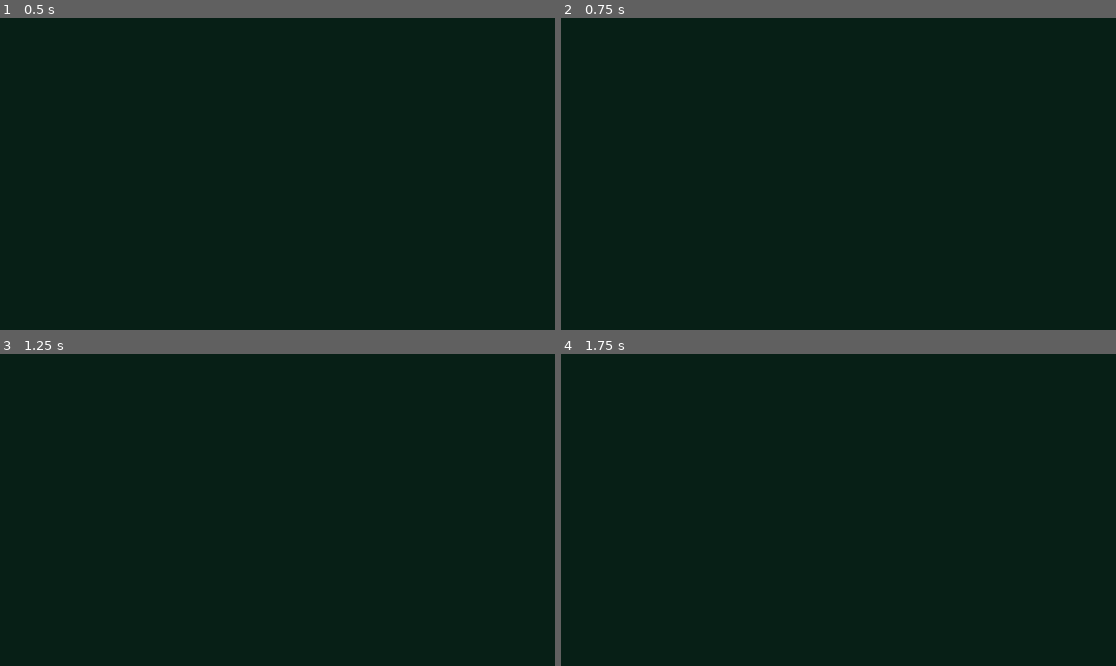
Above: before the commit, frames 1-4 (two rows, left to right).
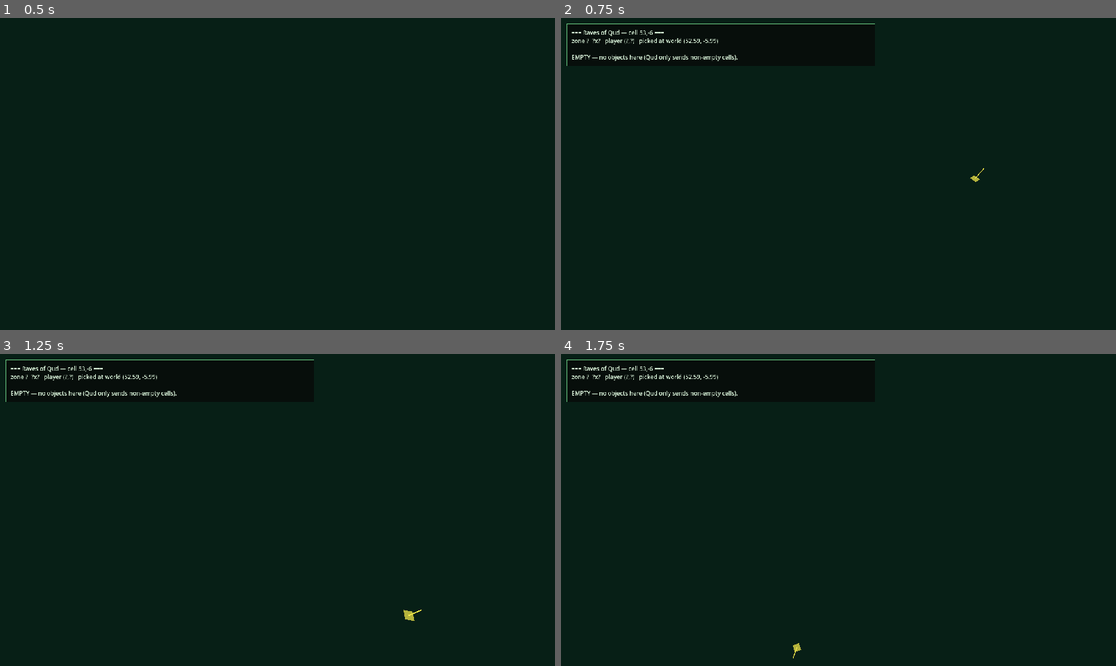
Above: after the commit, the same moments.

Repository: DazzlingDukeOfLazers/raves-of-qud
Game: Godot game, scene res://Main.tscn
The game is run twice, just before and just after one commit, with the same random seed, the same clock (stepped at 60 frames per second) and the same inputs.
Inputs (mouse positions are in pixels of both pictures, inside the frame that each line leads up to):
- Up to frame 1 (0.5 s): no input
- Up to frame 2 (0.75 s): tap Enter at 0.5 s; move the mouse to (960, 158) at 0.52 s; hold Right from 0.53 s (still down); hold E from 0.53 s (still down); tap I at 0.6 s; click (960, 158) at 0.67 s
- Up to frame 3 (1.25 s): keep holding Right; keep holding E
- Up to frame 4 (1.75 s): release Right at 1.25 s; release E at 1.25 s; drag from (727, 525) to (810, 572) at 1.27 s

Frame 1 is identical in both runs. In frame 2, 0.7% of the frame differs, in the area x 1-77%, y 1-53%; in frame 3, 0.7%, in the area x 1-76%, y 1-86%; in frame 4, 0.7%.

Commit message:
Add a cell inspector so feedback stops going through prose
Claude can't see the Godot viewport, so "the blocks on the left look
light blue" has been the slowest part of every iteration. Now: Ctrl/Cmd
+click a cell (or hover and press I) and get a report written to
~/Library/Application Support/RavesOfQud/selection.txt, copied to the
clipboard, and shown on screen.

The report pairs the two things that can disagree:
  WIRE     - exactly what Qud sent for the cell
  RENDERED - what ZoneRenderer did with each object, and at what Y
Every rendering bug so far has lived in the gap between those, so
ZoneRenderer now records its placement decisions (_note/placements_at)
instead of the inspector re-deriving them and risking drift. Tiles
resolve to their exported PNG with dimensions and opaque-row band, so
they can be decoded directly.

Also, so this survives compaction:
- tools/capture/{snap,tile}.py replace the pile of one-off scripts that
  lived in a session temp dir at a path that changed every session
- CLAUDE.md records the local paths and the commands that get used,
  including headless Godot validation of the .gd files

Verified: godot --headless --quit-after 120 parses clean and connects.

Co-Authored-By: Claude Opus 4.8 <noreply@anthropic.com>

Diff:
--- /dev/null
+++ b/godot/CellInspector.gd
@@ -0,0 +1,236 @@
+extends Node3D
+class_name CellInspector
+
+## Point at a cell, get a report you can hand straight to a collaborator (human or
+## AI) instead of describing what you see in words.
+##
+## The report pairs the two things that matter and that can disagree:
+##   WIRE     — exactly what Qud sent for that cell (tiles, colours, flags)
+##   RENDERED — what ZoneRenderer actually did with each object, and at what Y
+## Every rendering bug so far has lived in the gap between those two.
+##
+## It also resolves each tile to its exported PNG on disk, with dimensions and
+## the opaque-row band, so tiles can be decoded directly without a screenshot.
+##
+## Controls:  Ctrl/Cmd + Left-click, or hover and press I
+##
+## Output (all three, so it's there however you want to grab it):
+##   - on-screen panel
+##   - the clipboard
+##   - <tilesDir>/../selection.txt   (latest)  and  selections.log  (history)
+
+const MAX_ON_SCREEN_LINES := 34
+
+var _renderer: ZoneRenderer
+var _cam: Camera3D
+var _snap := {}
+var _by_cell := {}          # Vector2i -> cell dictionary from the snapshot
+
+var _panel: PanelContainer
+var _label: RichTextLabel
+var _mark_pad: MeshInstance3D
+var _mark_pin: MeshInstance3D
+
+func setup(renderer: ZoneRenderer, cam: Camera3D) -> void:
+	_renderer = renderer
+	_cam = cam
+	_build_ui()
+	_build_marker()
+
+func on_snapshot(data: Dictionary) -> void:
+	_snap = data
+	_by_cell.clear()
+	for cell in data.get("cells", []):
+		_by_cell[Vector2i(int(cell.get("x", 0)), int(cell.get("y", 0)))] = cell
+
+# --- picking ----------------------------------------------------------------
+
+## Ray from the cursor onto the ground plane (y = 0). NOTE: this picks the cell
+## the ray lands on, so clicking the *top* of a tall wall reports the cell behind
+## it. Aim at the ground, or orbit overhead, when picking near walls.
+func _ground_hit() -> Variant:
+	if _cam == null:
+		return null
+	var mp := get_viewport().get_mouse_position()
+	var from := _cam.project_ray_origin(mp)
+	var dir := _cam.project_ray_normal(mp)
+	if absf(dir.y) < 1e-6:
+		return null
+	var t := -from.y / dir.y
+	if t <= 0.0:
+		return null
+	return from + dir * t
+
+func inspect_at_mouse() -> void:
+	var hit = _ground_hit()
+	if hit == null:
+		return
+	var cx := roundi(hit.x)
+	var cy := roundi(hit.z)
+	var report := build_report(cx, cy, hit)
+	_show(report, cx, cy)
+	DisplayServer.clipboard_set(report)
+	_write(report)
+
+# --- the report -------------------------------------------------------------
+
+func build_report(cx: int, cy: int, hit: Vector3) -> String:
+	var L: Array[String] = []
+	var zone: Dictionary = _snap.get("zone", {})
+	var player: Dictionary = _snap.get("player", {})
+
+	L.append("=== Raves of Qud — cell %d,%d ===" % [cx, cy])
+	L.append("zone %s  %sx%s   player (%s,%s)   picked at world (%.2f, %.2f)" % [
+		zone.get("id", "?"), zone.get("width", "?"), zone.get("height", "?"),
+		player.get("x", "?"), player.get("y", "?"), hit.x, hit.z])
+
+	if not _by_cell.has(Vector2i(cx, cy)):
+		L.append("")
+		L.append("EMPTY — no objects here (Qud only sends non-empty cells).")
+		return "\n".join(L)
+
+	var cell: Dictionary = _by_cell[Vector2i(cx, cy)]
+	var sink := _renderer.cell_sink(cell) if _renderer != null else 0.0
+	L.append("cell flags: bridge=%s wade=%s swim=%s   -> sink %.2f" % [
+		cell.get("bridge", false), cell.get("wade", false), cell.get("swim", false), sink])
+
+	# what the renderer did, keyed by object index so it lines up below
+	var acts := {}
+	if _renderer != null:
+		for p in _renderer.placements_at(cx, cy):
+			var i := int(p["idx"])
+			if not acts.has(i):
+				acts[i] = []
+			acts[i].append(p)
+
+	var objs: Array = cell.get("objs", [])
+	L.append("")
+	L.append("%d object(s), bottom -> top:" % objs.size())
+	for i in objs.size():
+		var o: Dictionary = objs[i]
+		var tile := String(o.get("tile", ""))
+		L.append("")
+		L.append(" [%d] layer=%s  glyph=%s" % [i, o.get("layer", "?"), _q(String(o.get("glyph", "")))])
+		L.append("     tile     %s" % (_q(tile) if tile != "" else "(none)"))
+		L.append("     png      %s" % _png_line(tile))
+		L.append("     colour   color=%s tilecolor=%s detail=%s" % [
+			_q(String(o.get("color", ""))), _q(String(o.get("tilecolor", ""))), _q(String(o.get("detail", "")))])
+		L.append("     flags    wall=%d occluding=%d solid=%d bridge=%d sinks=%d" % [
+			int(bool(o.get("wall", false))), int(bool(o.get("occluding", false))),
+			int(bool(o.get("solid", false))), int(bool(o.get("bridge", false))),
+			int(bool(o.get("sinks", false)))])
+		if acts.has(i):
+			for p in acts[i]:
+				L.append("     RENDERED %s  y=%.3f" % [p["kind"], p["y"]])
+		else:
+			L.append("     RENDERED (nothing — object was dropped)")
+	return "\n".join(L)
+
+func _png_line(tile: String) -> String:
+	if tile == "" or _renderer == null:
+		return "(no tile)"
+	var fname := _renderer.tile_filename(tile)
+	var img := _renderer.tile_image(tile)
+	if img == null:
+		return "%s  MISSING — not exported yet (renders as a glyph)" % fname
+	var band := _renderer.tile_opaque_band(tile)
+	var h := img.get_height()
+	return "%s  %dx%d  opaque rows %d..%d" % [
+		fname, img.get_width(), h, int(band.x * h), int((band.x + band.y) * h) - 1]
+
+func _q(s: String) -> String:
+	return "'%s'" % s
+
+# --- output sinks -----------------------------------------------------------
+
+func _write(report: String) -> void:
+	if _renderer == null:
+		return
+	var dir := _renderer.tiles_dir().get_base_dir()
+	if dir == "":
+		return
+	DirAccess.make_dir_recursive_absolute(dir)
+	var f := FileAccess.open(dir.path_join("selection.txt"), FileAccess.WRITE)
+	if f != null:
+		f.store_string(report + "\n")
+		f.close()
+	# append-only history ("hist", not "log" — log() is a GDScript builtin)
+	var hist := FileAccess.open(dir.path_join("selections.log"), FileAccess.READ_WRITE)
+	if hist == null:
+		hist = FileAccess.open(dir.path_join("selections.log"), FileAccess.WRITE)
+	if hist != null:
+		hist.seek_end()
+		hist.store_string("\n[%s]\n%s\n" % [Time.get_datetime_string_from_system(), report])
+		hist.close()
+
+func _show(report: String, cx: int, cy: int) -> void:
+	var lines := report.split("\n")
+	var shown := lines
+	if lines.size() > MAX_ON_SCREEN_LINES:
+		shown = lines.slice(0, MAX_ON_SCREEN_LINES)
+	_label.text = "\n".join(shown)
+	if lines.size() > MAX_ON_SCREEN_LINES:
+		_label.text += "\n… %d more lines — full report copied to the clipboard and selection.txt" % (
+			lines.size() - MAX_ON_SCREEN_LINES)
+	_panel.visible = true
+	_mark_pad.position = Vector3(cx, 0.30, cy)
+	_mark_pin.position = Vector3(cx, 1.60, cy)
+	_mark_pad.visible = true
+	_mark_pin.visible = true
+
+func hide_panel() -> void:
+	_panel.visible = false
+	_mark_pad.visible = false
+	_mark_pin.visible = false
+
+# --- scaffolding ------------------------------------------------------------
+
+func _build_ui() -> void:
+	var layer := CanvasLayer.new()
+	add_child(layer)
+	_panel = PanelContainer.new()
+	_panel.set_anchors_preset(Control.PRESET_TOP_LEFT)
+	_panel.position = Vector2(12, 12)
+	_panel.visible = false
+	var style := StyleBoxFlat.new()
+	style.bg_color = Color(0.03, 0.05, 0.04, 0.90)
+	style.border_color = Color(0.45, 0.85, 0.55, 0.9)
+	style.set_border_width_all(1)
+	style.set_content_margin_all(10)
+	_panel.add_theme_stylebox_override("panel", style)
+	layer.add_child(_panel)
+
+	_label = RichTextLabel.new()
+	_label.bbcode_enabled = false
+	_label.fit_content = true
+	_label.scroll_active = false
+	_label.custom_minimum_size = Vector2(620, 0)
+	_label.add_theme_color_override("default_color", Color(0.85, 0.95, 0.85))
+	_label.add_theme_font_size_override("normal_font_size", 12)
+	_panel.add_child(_label)
+
+func _build_marker() -> void:
+	var pad := BoxMesh.new()
+	pad.size = Vector3(1.0, 0.05, 1.0)
+	_mark_pad = MeshInstance3D.new()
+	_mark_pad.mesh = pad
+	_mark_pad.material_override = _marker_material(Color(1.0, 0.95, 0.3, 0.45))
+	_mark_pad.visible = false
+	add_child(_mark_pad)
+
+	# a pin so the selection stays findable behind walls / at a shallow pitch
+	var pin := BoxMesh.new()
+	pin.size = Vector3(0.07, 2.6, 0.07)
+	_mark_pin = MeshInstance3D.new()
+	_mark_pin.mesh = pin
+	_mark_pin.material_override = _marker_material(Color(1.0, 0.95, 0.3, 0.9))
+	_mark_pin.visible = false
+	add_child(_mark_pin)
+
+func _marker_material(col: Color) -> StandardMaterial3D:
+	var m := StandardMaterial3D.new()
+	m.shading_mode = BaseMaterial3D.SHADING_MODE_UNSHADED
+	m.albedo_color = col
+	m.transparency = BaseMaterial3D.TRANSPARENCY_ALPHA
+	m.cull_mode = BaseMaterial3D.CULL_DISABLED
+	return m
--- a/godot/Main.gd
+++ b/godot/Main.gd
@@ -9,9 +9,12 @@
 ##   Left-drag              -> orbit (yaw/pitch)      Q/E, R/F -> orbit by keyboard
 ##   Right- or middle-drag  -> pan across the zone
 ##   Mouse wheel            -> zoom
+##   Ctrl/Cmd+click, or I   -> inspect the cell under the cursor (CellInspector)
+##   Esc                    -> dismiss the inspector
 
 var client: BridgeClient
 var renderer: ZoneRenderer
+var inspector: CellInspector
 
 var _pivot: Node3D
 var _cam: Camera3D
@@ -62,8 +65,14 @@
 	_apply_pivot()
 	_update_camera()
 
+	# needs the camera, so it's built after it
+	inspector = CellInspector.new()
+	add_child(inspector)
+	inspector.setup(renderer, _cam)
+
 func _on_snapshot(data: Dictionary) -> void:
 	renderer.render_snapshot(data)
+	inspector.on_snapshot(data)
 	var z: Dictionary = data.get("zone", {})
 	if z.has("width") and z.has("height"):
 		_zone_center = Vector3(float(z["width"]) / 2.0, 0.0, float(z["height"]) / 2.0)
@@ -90,6 +99,8 @@
 func _unhandled_input(event: InputEvent) -> void:
 	if event is InputEventKey and event.pressed and not event.echo:
 		match event.keycode:
+			KEY_I:               inspector.inspect_at_mouse()
+			KEY_ESCAPE:          inspector.hide_panel()
 			KEY_UP, KEY_KP_8:    client.send_command("move", {"dir": "N"})
 			KEY_DOWN, KEY_KP_2:  client.send_command("move", {"dir": "S"})
 			KEY_LEFT, KEY_KP_4:  client.send_command("move", {"dir": "W"})
@@ -100,7 +111,12 @@
 			KEY_KP_3:            client.send_command("move", {"dir": "SE"})
 	elif event is InputEventMouseButton:
 		match event.button_index:
-			MOUSE_BUTTON_LEFT:   _orbiting = event.pressed
+			MOUSE_BUTTON_LEFT:
+				# Ctrl/Cmd+click inspects; a plain click still starts an orbit
+				if event.pressed and (event.ctrl_pressed or event.meta_pressed):
+					inspector.inspect_at_mouse()
+				else:
+					_orbiting = event.pressed
 			MOUSE_BUTTON_RIGHT, MOUSE_BUTTON_MIDDLE: _panning = event.pressed
 			MOUSE_BUTTON_WHEEL_UP:   if event.pressed: _dist = clampf(_dist * 0.9, DIST_MIN, DIST_MAX)
 			MOUSE_BUTTON_WHEEL_DOWN: if event.pressed: _dist = clampf(_dist * 1.1, DIST_MIN, DIST_MAX)
--- a/godot/ZoneRenderer.gd
+++ b/godot/ZoneRenderer.gd
@@ -48,6 +48,12 @@
 
 # Qud's dark-green cell background — what shows through gaps when a wall has no ^bg
 const WORLD_BG := Color(0.05, 0.13, 0.10)
+
+# What the renderer actually DID with each object, keyed by cell. The wire data
+# says what Qud sent; this says how it was classified and where it landed — the
+# gap between those two is where every rendering bug so far has lived.
+# Read by CellInspector; rebuilt each snapshot.
+var _placed := {}   # Vector2i -> Array[{idx, kind, y}]
 
 var _active: Array = []
 var _sprite_pool: Array[Sprite3D] = []
@@ -77,6 +83,7 @@
 
 func render_snapshot(data: Dictionary) -> void:
 	_tiles_dir = String(data.get("tilesDir", ""))
+	_placed.clear()
 
 	for n in _active:
 		n.visible = false
@@ -95,11 +102,14 @@
 	for cell in cells:
 		var cx := int(cell.get("x", 0))
 		var cy := int(cell.get("y", 0))
+		var widx := -1
 		for obj in cell.get("objs", []):
+			widx += 1
 			# Only solid, sight-blocking walls become prisms. Non-occluding "walls"
 			# (fences) fall through to the sprite path below.
 			if not _is_prism(obj):
 				continue
+			_note(cx, cy, widx, "prism", WALL_H)
 			var tile := _canon_wall_tile(String(obj.get("tile", "")))
 			var main_c := String(obj.get("tilecolor", ""))
 			if main_c == "": main_c = String(obj.get("color", ""))
@@ -125,6 +135,38 @@
 			idx += 1
 
 	_rebuild_walls(wall_types)
+
+# --- introspection (for CellInspector) --------------------------------------
+
+func _note(cx: int, cy: int, idx: int, kind: String, y: float) -> void:
+	var k := Vector2i(cx, cy)
+	if not _placed.has(k):
+		_placed[k] = []
+	_placed[k].append({"idx": idx, "kind": kind, "y": y})
+
+## What the renderer did with cell (cx, cy): [{idx, kind, y}, ...]
+func placements_at(cx: int, cy: int) -> Array:
+	return _placed.get(Vector2i(cx, cy), [])
+
+## The decoded tile mask for a tile path, or null if it hasn't been exported yet.
+func tile_image(tile: String) -> Image:
+	return _mask(tile)
+
+## (offset, height) of the tile's opaque rows, as fractions of its height.
+func tile_opaque_band(tile: String) -> Vector2:
+	return _opaque_v(_mask(tile))
+
+## The on-disk filename a tile path maps to under tilesDir.
+func tile_filename(tile: String) -> String:
+	return tile.replace("/", "_").replace("\\", "_").replace(":", "_")
+
+func tiles_dir() -> String:
+	return _tiles_dir
+
+## Public form of the sink rule, so the inspector reports the same number the
+## renderer used rather than recomputing it and risking drift.
+func cell_sink(cell: Dictionary) -> float:
+	return _cell_sink(cell)
 
 # How far an actor standing in this cell sinks, as a fraction of its art height.
 # A bridge decks over the water, so you walk across at full height.
@@ -272,29 +314,35 @@
 			d.position = Vector3(cx, y, cy)
 			d.visible = true
 			_active.append(d)
+			_note(cx, cy, idx, "deck(over water)" if wet else "deck(on ground)", y)
 			return
 
 	var tex := _colored_tex(tile, main_c, detail_c)
 
 	if layer <= FLOOR_LAYER_MAX:
 		if in_wall:
+			_note(cx, cy, idx, "skipped(under wall)", 0.0)
 			return  # hidden under a wall; don't bother
 		var f := _take_floor()
+		var fkind := "floor"
 		if tex != null:
 			f.material_override = _mesh_material(tile, main_c, detail_c, tex)
 			f.scale = Vector3.ONE
 		else:
 			f.material_override = _color_material(_qud_color(String(obj.get("color", ""))))
 			f.scale = Vector3(0.5, 1.0, 0.5)
+			fkind = "floor(no tile: flat colour dot)"
 		f.position = Vector3(cx, FLOOR_Y + idx * 0.005, cy)
 		f.visible = true
 		_active.append(f)
+		_note(cx, cy, idx, fkind, f.position.y)
 	elif tex != null:
 		# directional connectors (fences/pipes: family_<dirs>) -> orientation-locked
 		# standing panels, not billboards. Gated on wall so creatures don't match.
 		var dirs = _connector_dirs(tile) if bool(obj.get("wall", false)) else null
 		if dirs != null:
 			_place_connector(tile, main_c, detail_c, cx, cy, dirs)
+			_note(cx, cy, idx, "connector panels [%s]" % ("post" if dirs == "" else dirs), FENCE_H * 0.5)
 		else:
 			var s := _take_sprite()
 			s.texture = tex
@@ -305,6 +353,9 @@
 				s.position = Vector3(cx, PIXEL_SIZE * tex.get_height() * 0.5, cy)
 			s.visible = true
 			_active.append(s)
+			_note(cx, cy, idx,
+				("billboard(submerged %d%%)" % roundi(sink * 100.0)) if submerged else "billboard",
+				s.position.y)
 	else:
 		var l := _take_label()
 		l.text = String(obj.get("glyph", "?"))
@@ -312,6 +363,7 @@
 		l.position = Vector3(cx, 0.5 + idx * LAYER_STEP, cy)
 		l.visible = true
 		_active.append(l)
+		_note(cx, cy, idx, "label(NO TILE EXPORTED — glyph fallback)", l.position.y)
 
 # Draw only the part of a sprite above the waterline, and sit that cut edge on
 # the water. Cropping beats lowering the sprite: the water is a flat quad, so a
Not shown, added: godot/CellInspector.gd.uid
Not shown, added: CLAUDE.md
Not shown, added: tools/capture/snap.py
Not shown, added: tools/capture/tile.py
